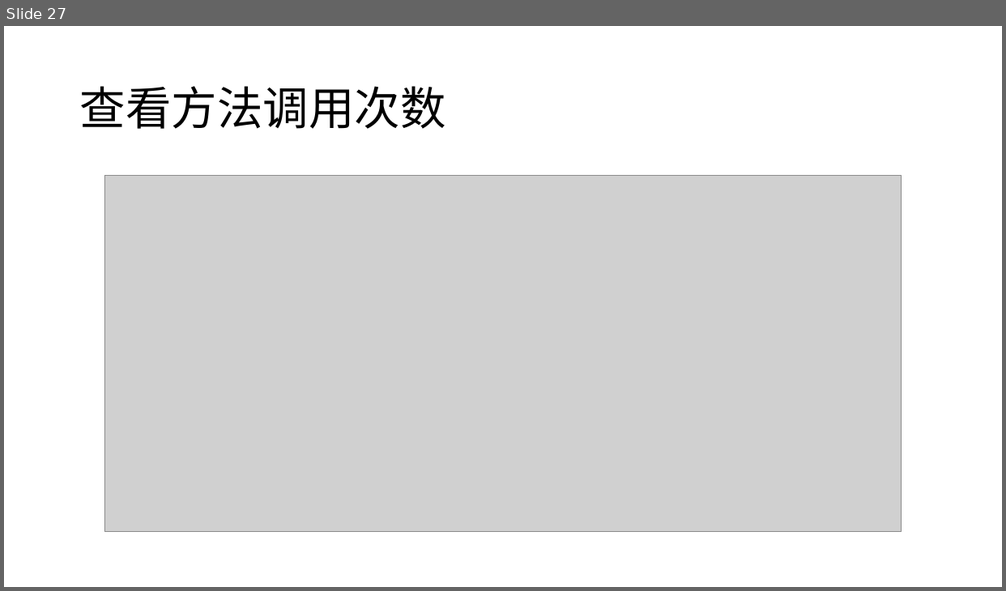
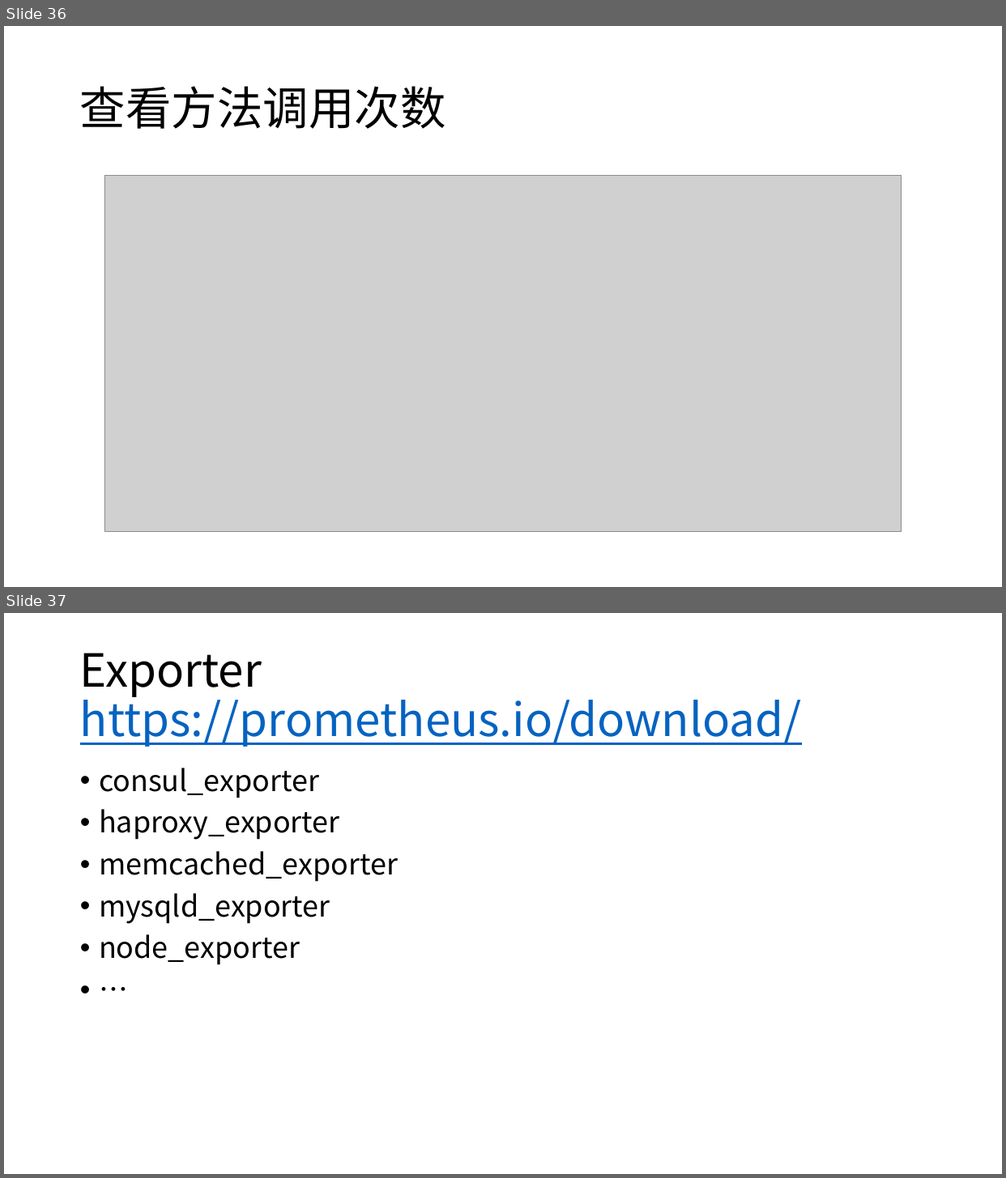
Before and after one commit to kingreatwill/open, a slide deck: files/Prometheus.pptx. Shown one above the other, each under a label of ours: slide 27 before the commit, slides 36 and 37 after it. The pictures are 1006x591 and 1006x1178 pixels, drawn with LibreOffice and Linux fonts; fonts in the diff are those of the drawing; grey boxes stand for pictures. Boxes give left, top, right and bottom in pixels: in the first picture for what was removed or moved away, otherwise in the second. Text is boxed around its words. In the diff, an @@ line names an element or a change of style, - is before the commit and + after.

Commit message:
prometheus

```diff
--- a/files/Prometheus.pptx
+++ b/files/Prometheus.pptx
@@ slide 37 added at (x1=4, y1=613, x2=1002, y2=1174), background #FFFFFF @@
@@ title added at (x1=80, y1=653, x2=802, y2=747), 44 pt, text #0563C1, underline @@
+Exporter
+https://prometheus.io/download/
@@ text added at (x1=99, y1=768, x2=398, y2=965), 28 pt, text #000000 @@
+• consul_exporter
+• haproxy_exporter
+• memcached_exporter
+• mysqld_exporter
+• node_exporter
+• …
@@ what was slide 27 is now slide 36 @@
```
Also in this commit, not shown: 3 slides changed, 10 other slides added, 4 other files.
